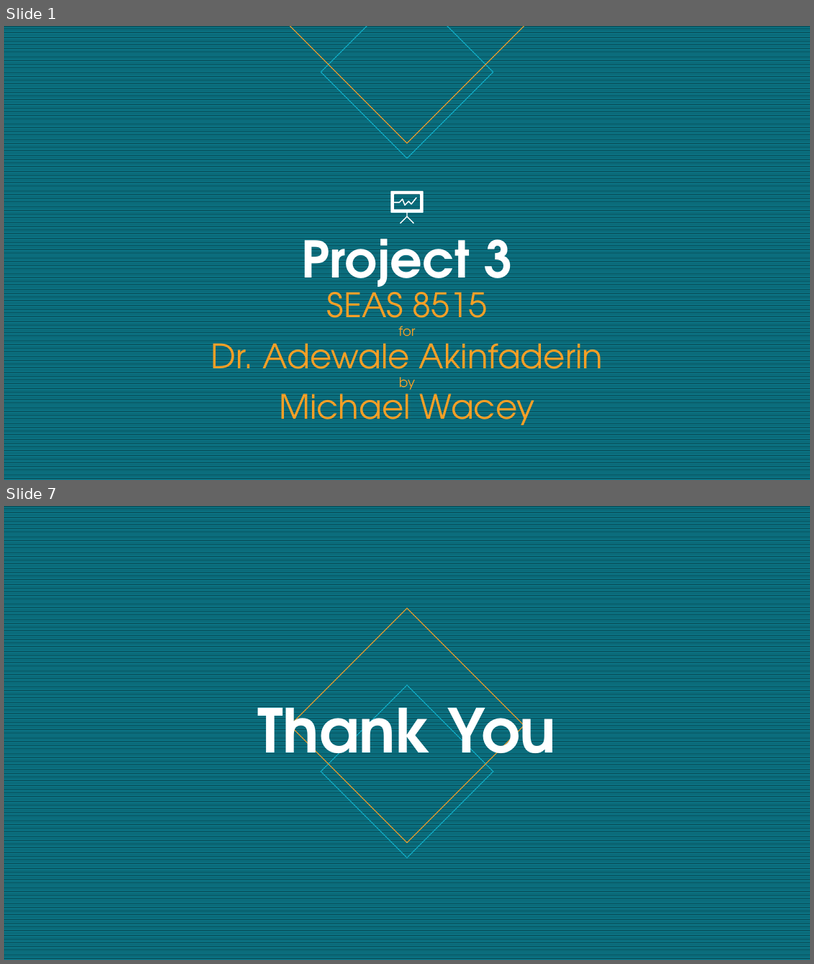
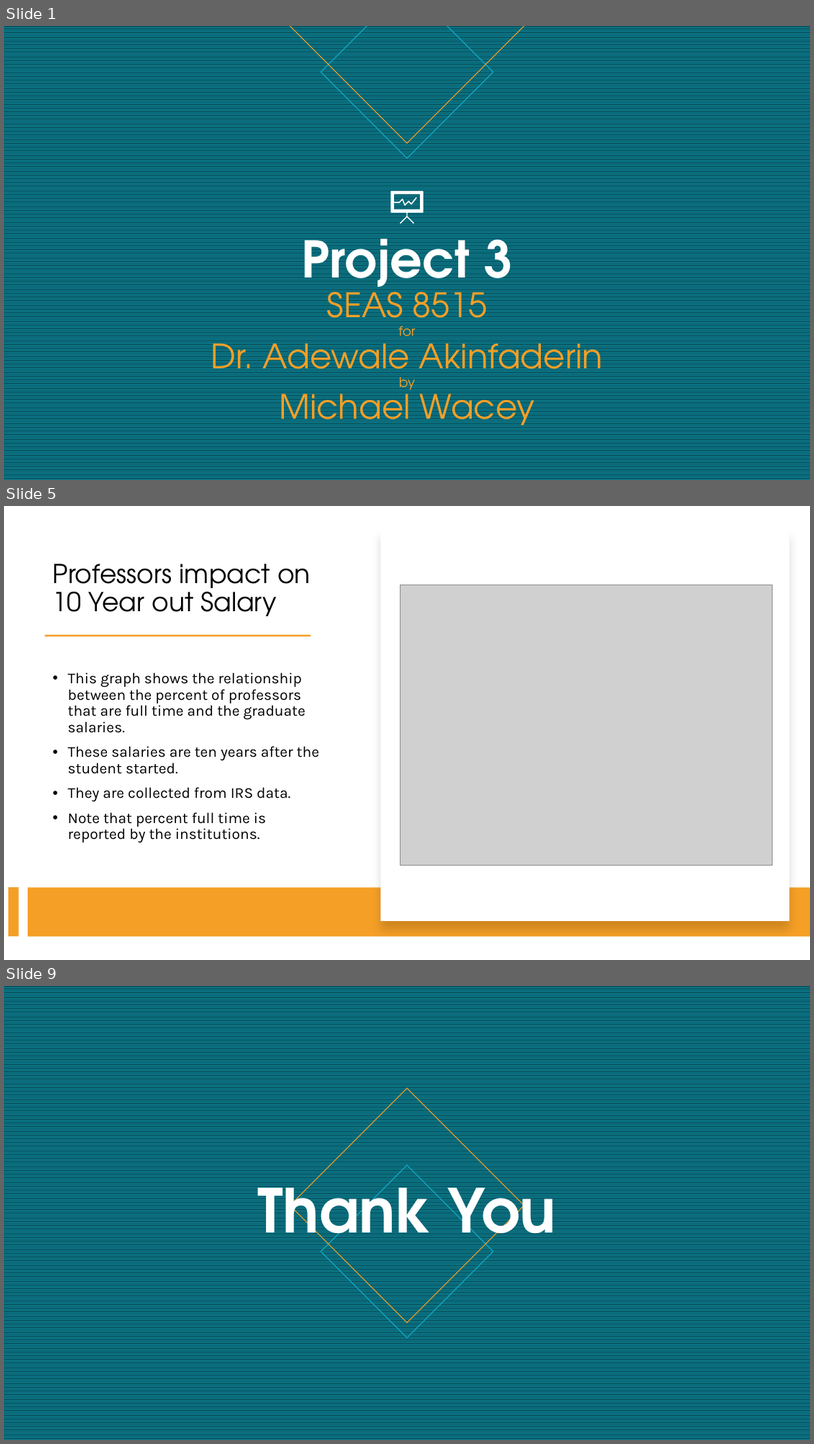
Before and after one commit to OwlSaver/GWU, a slide deck: SEAS 8515/Project 3/SEAS8515_PROJECT3_Wacey.pptx. Shown one above the other, each under a label of ours: slides 1 and 7 before the commit, slides 1, 5 and 9 after it; the slides between them are not shown. The pictures are 814x964 and 814x1444 pixels, drawn with LibreOffice and Linux fonts; fonts in the diff are those of the drawing; grey boxes stand for pictures. Boxes give left, top, right and bottom in pixels: in the first picture for what was removed or moved away, otherwise in the second. Text is boxed around its words. In the diff, an @@ line names an element or a change of style, - is before the commit and + after.

```diff
--- a/SEAS 8515/Project 3/SEAS8515_PROJECT3_Wacey.pptx
+++ b/SEAS 8515/Project 3/SEAS8515_PROJECT3_Wacey.pptx
@@ slide 5 added at <box>4,506,810,960</box>, background #FFFFFF @@
@@ rectangle added at <box>381,530,790,921</box>, fill #FFFFFF @@
@@ title added at <box>53,564,311,616</box>, 31 pt, text #000000 @@
+Professors impact on 10 Year out Salary
@@ picture added at <box>400,585,772,865</box> @@
@@ rectangle added at <box>44,635,311,636</box>, fill #F59F26 @@
@@ text added at <box>68,672,319,842</box>, 18 pt, text #000000 @@
+• This graph shows the relationship between the percent of professors that are full time and the graduate salaries.
+• These salaries are ten years after the student started.
+• They are collected from IRS data.
+• Note that percent full time is reported by the institutions.
@@ rectangle added at <box>8,887,18,936</box>, fill #F59F26 @@
@@ rectangle added at <box>28,888,810,937</box>, fill #F59F26 @@
@@ what was slide 7 is now slide 9 @@
```
Also in this commit, not shown: 4 slides changed, 2 other slides added, 1 slide removed, 11 other files.
